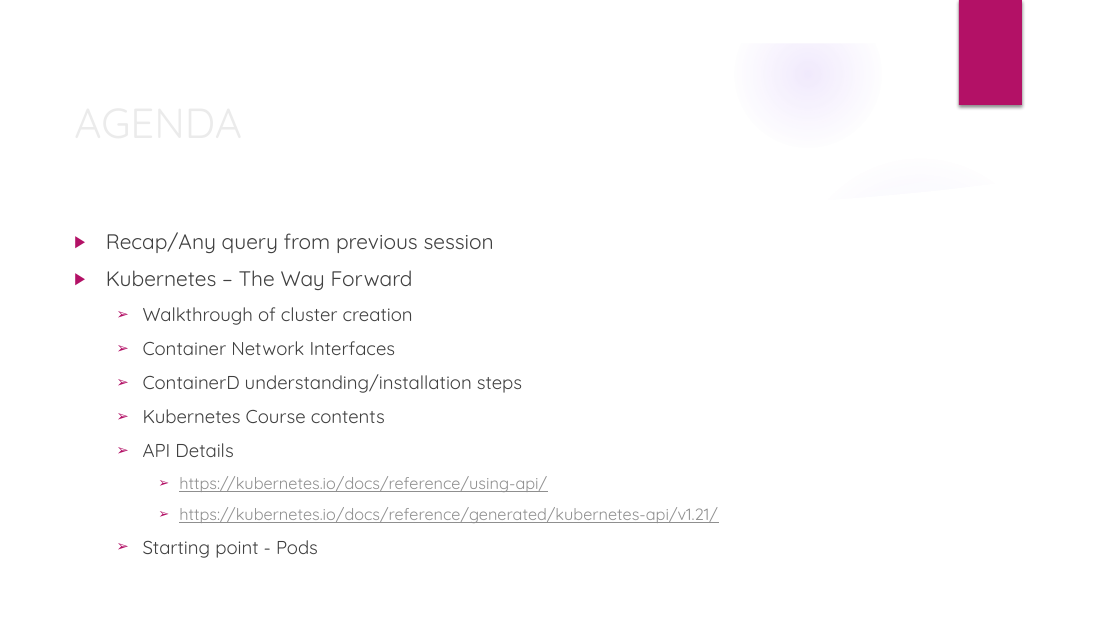
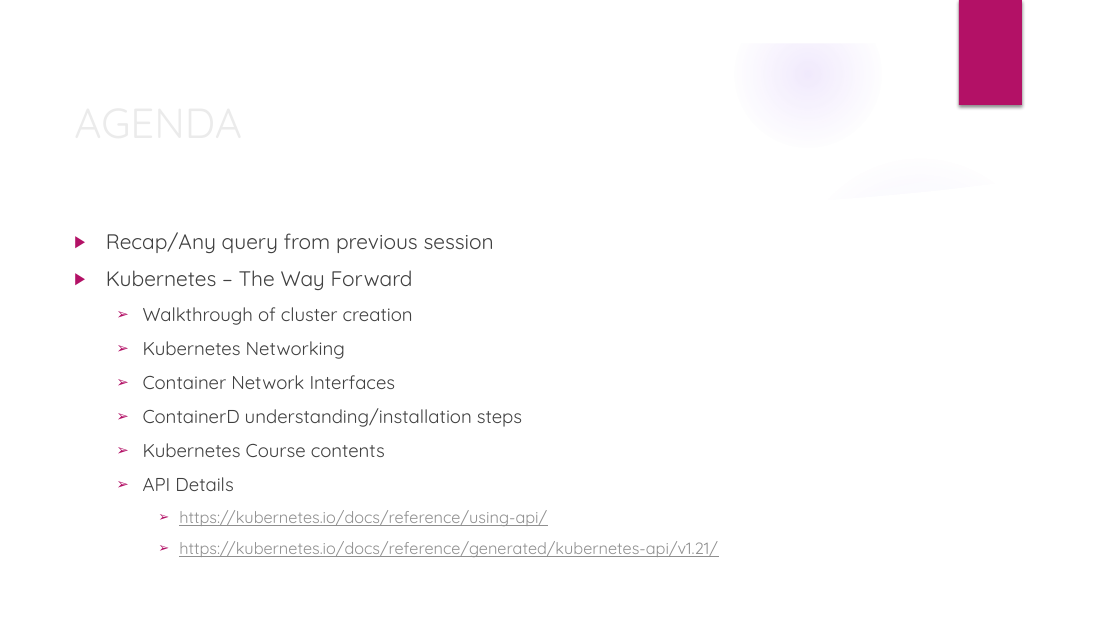
Before and after one commit to deepkumartraining/docker-k8s-April23, a slide deck: slide 2 of Day24/DockerAndKubernetes_Training-Day24.pptx. Drawn at 1120x630 pixels with LibreOffice and Linux fonts; fonts in the diff are those of the drawing; background and template pictures are left out. Boxes give left, top, right and bottom in pixels: in the first picture for what was removed or moved away, otherwise in the second. Text is boxed around its words. In the diff, an @@ line names an element or a change of style, - is before the commit and + after.

```diff
--- a/Day24/DockerAndKubernetes_Training-Day24.pptx
+++ b/Day24/DockerAndKubernetes_Training-Day24.pptx
@@ text at [143,341,345,359]: paragraph added @@
+  ➢ Kubernetes Networking
@@ text at [143,540,318,558]: paragraph removed @@
-  ➢ Starting point - Pods
```
Also in this commit, not shown: 7 other files.
